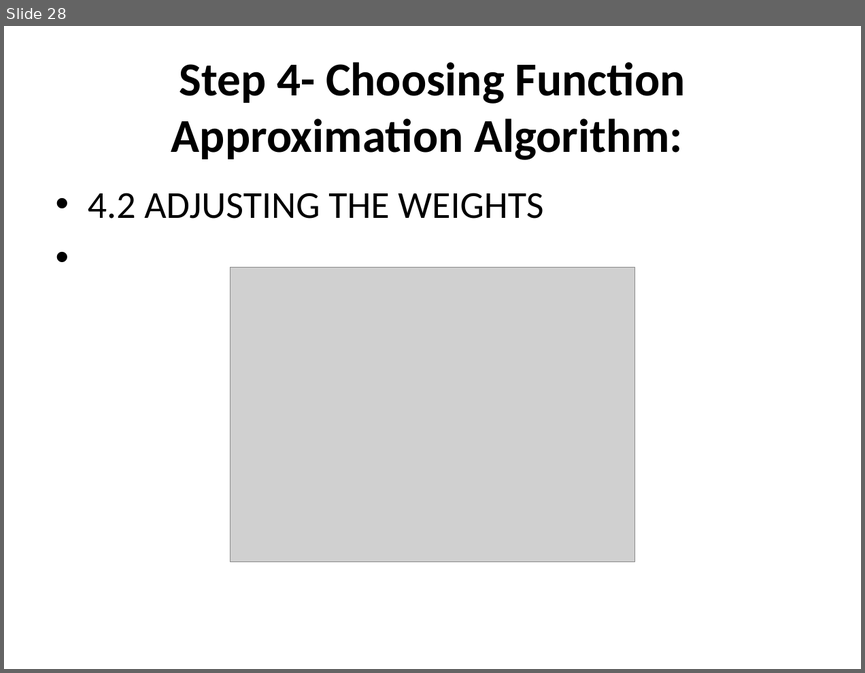
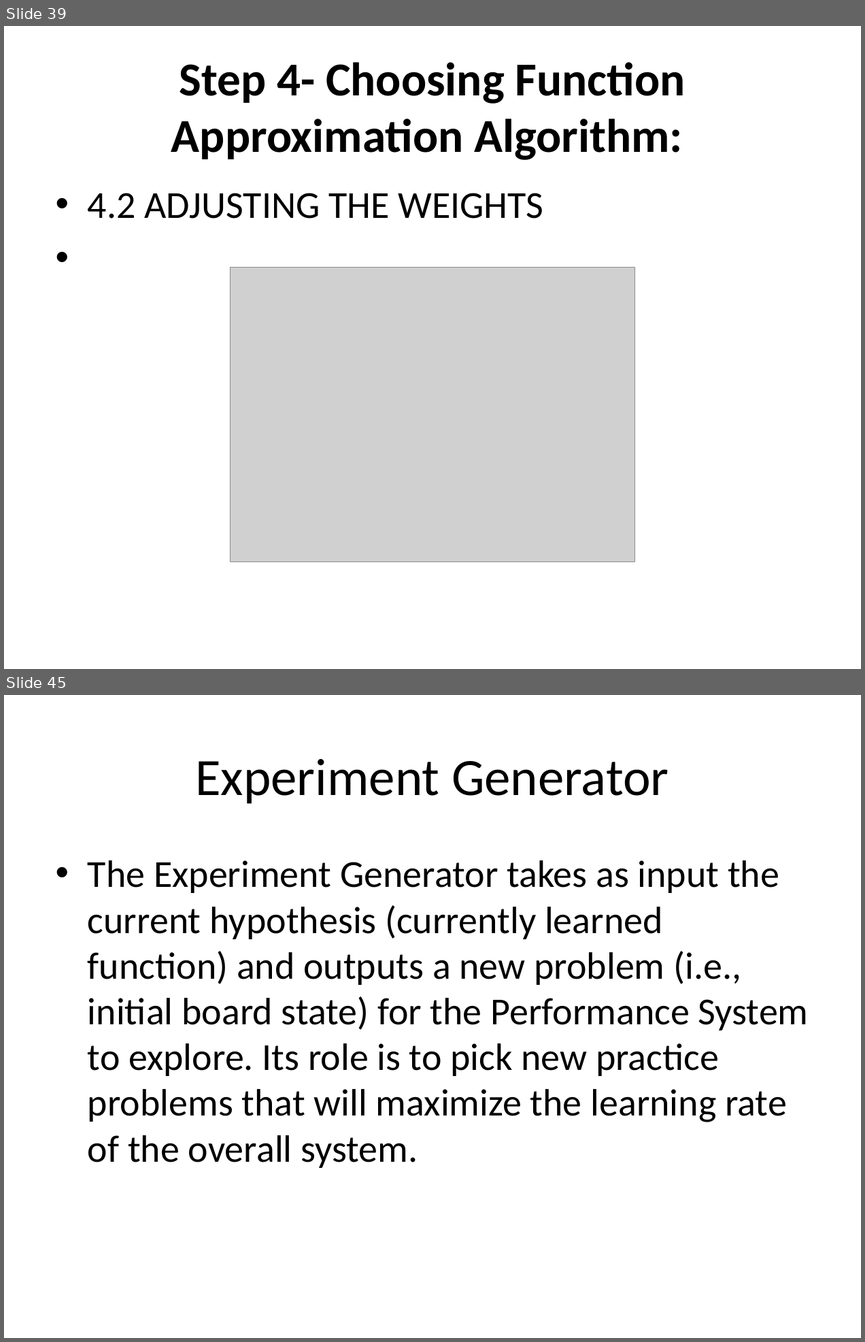
Before and after one commit to devipriyak/AI_ml-iv-sem-21-batch, a slide deck: Unit-4.pptx. Shown one above the other, each under a label of ours: slide 28 before the commit, slides 39 and 45 after it; the slides between them are not shown. The pictures are 865x673 and 865x1342 pixels, drawn with LibreOffice and Linux fonts; fonts in the diff are those of the drawing; grey boxes stand for pictures. Boxes give left, top, right and bottom in pixels: in the first picture for what was removed or moved away, otherwise in the second. Text is boxed around its words. In the diff, an @@ line names an element or a change of style, - is before the commit and + after.

```diff
--- a/Unit-4.pptx
+++ b/Unit-4.pptx
@@ slide 45 added at bbox=[4, 695, 861, 1338], background #FFFFFF @@
@@ title added at bbox=[195, 759, 668, 804], 44 pt, text #000000 @@
+Experiment Generator
@@ text added at bbox=[88, 860, 808, 1168], 32 pt, text #000000 @@
+• The Experiment Generator takes as input the current hypothesis (currently learned function) and outputs a new problem (i.e., initial board state) for the Performance System to explore. Its role is to pick new practice problems that will maximize the learning rate of the overall system.
@@ what was slide 28 is now slide 39 @@
```
Also in this commit, not shown: 7 slides changed, 15 other slides added.
